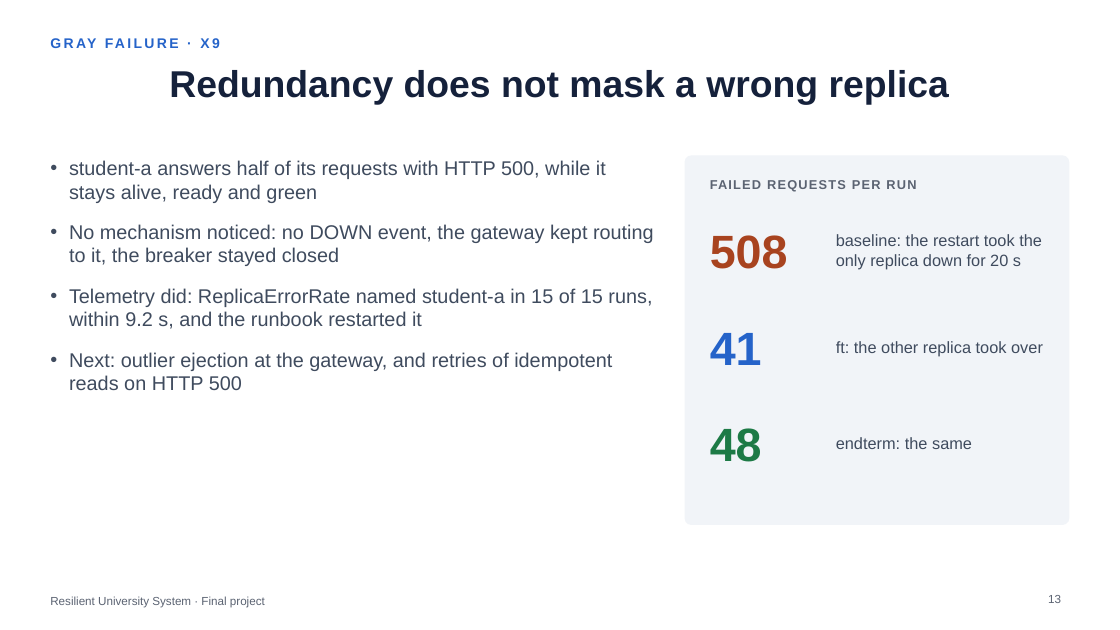
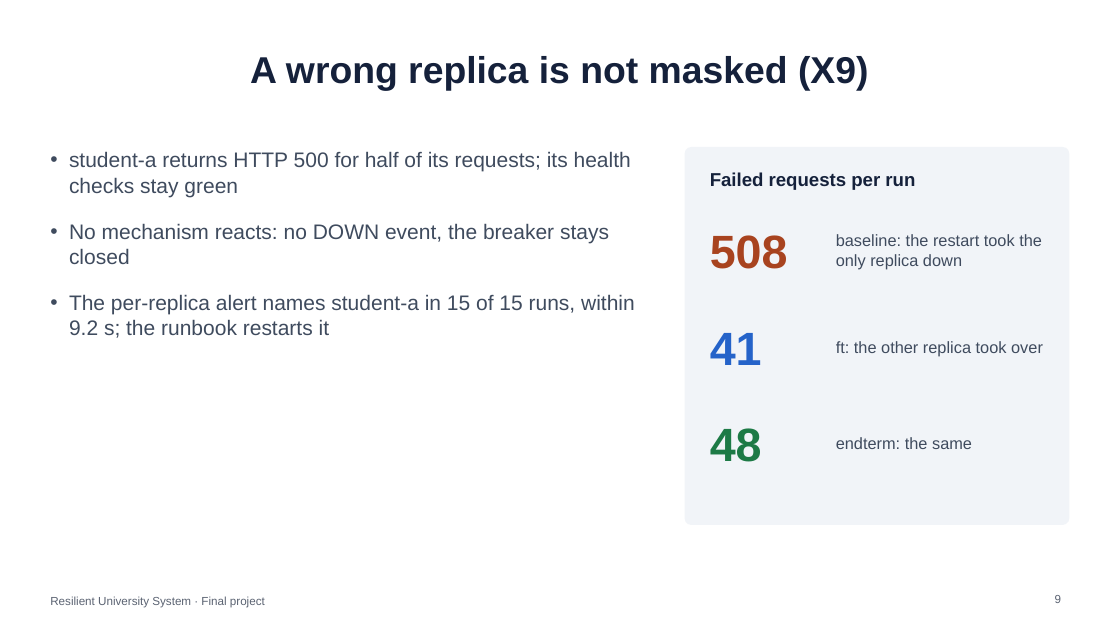
Before and after one commit to Choppa2077/ft-university, a slide deck: slide 9 of docs/final/Final_Presentation.pptx (slide 13 before the commit). Drawn at 1120x630 pixels with LibreOffice and Linux fonts; fonts in the diff are those of the drawing. Boxes give left, top, right and bottom in pixels: in the first picture for what was removed or moved away, otherwise in the second. Text is boxed around its words. In the diff, an @@ line names an element or a change of style, - is before the commit and + after.

```diff
--- a/docs/final/Final_Presentation.pptx
+++ b/docs/final/Final_Presentation.pptx
@@ text removed at (50, 30, 1070, 55) @@
-GRAY FAILURE · X9
@@ title at (250, 56, 869, 91): text changed @@
-Redundancy does not mask a wrong replica
+A wrong replica is not masked (X9)
@@ rounded rectangle: place and size @@
-rounded rectangle at (685, 155, 1070, 525)
+rounded rectangle at (685, 147, 1070, 525)
@@ text at (69, 151, 635, 338): text changed; size 17 to 18 pt @@
-• student-a answers half of its requests with HTTP 500, while it stays alive, ready and green
-• No mechanism noticed: no DOWN event, the gateway kept routing to it, the breaker stayed closed
-• Telemetry did: ReplicaErrorRate named student-a in 15 of 15 runs, within 9.2 s, and the runbook restarted it
-• Next: outlier ejection at the gateway, and retries of idempotent reads on HTTP 500
+• student-a returns HTTP 500 for half of its requests; its health checks stay green
+• No mechanism reacts: no DOWN event, the breaker stays closed
+• The per-replica alert names student-a in 15 of 15 runs, within 9.2 s; the runbook restarts it
@@ text at (710, 172, 915, 190): text changed; size 11 to 16 pt; text colour #5B6372 to #15213B @@
-FAILED REQUESTS PER RUN
+Failed requests per run
@@ text at (836, 234, 1042, 269): text changed @@
-baseline: the restart took the only replica down for 20 s
+baseline: the restart took the only replica down
@@ page number at (1055, 595, 1061, 603): text changed @@
-13
+9
```
Also in this commit, not shown: 8 other slides changed, 3 slides added, 8 slides removed, 7 other files.
